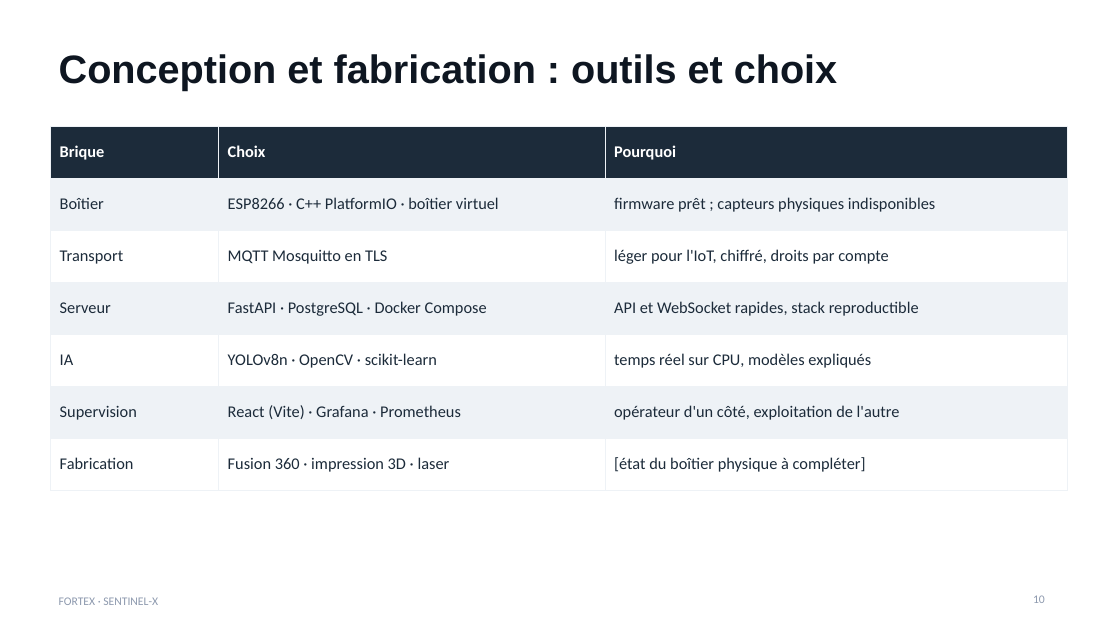
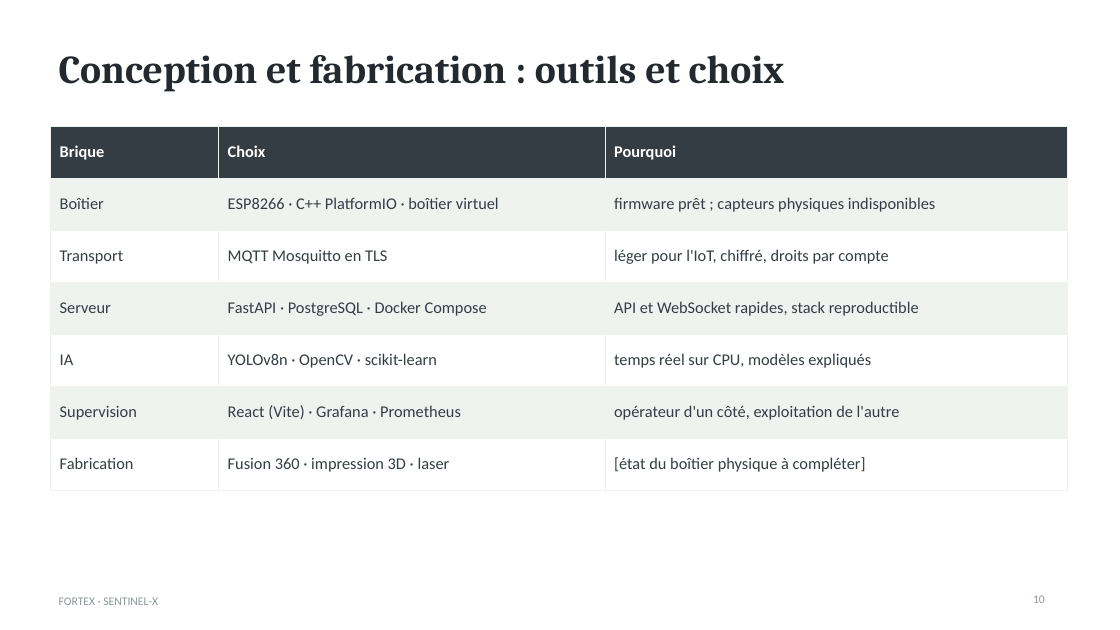
Before and after one commit to Fortexworkshop/ia, a slide deck: slide 10 of livrables/Workshop2026-M1-G-Pres.pptx. Drawn at 1120x630 pixels with LibreOffice and Linux fonts; fonts in the diff are those of the drawing. Boxes give left, top, right and bottom in pixels: in the first picture for what was removed or moved away, otherwise in the second. Text is boxed around its words. In the diff, an @@ line names an element or a change of style, - is before the commit and + after.

```diff
--- a/livrables/Workshop2026-M1-G-Pres.pptx
+++ b/livrables/Workshop2026-M1-G-Pres.pptx
@@ title "Conception et fabrication : outils ..." at bbox=[59, 55, 785, 92]: font Arial to Cambria, text colour #0E1621 to #23292E @@
@@ table at bbox=[50, 126, 1067, 476] @@
@@ fill #1C2B3A to #353D44 in row 1 @@
@@ fill #EEF2F6 to #EEF3F0 in 9 cells @@
@@ text colour #1C2B3A to #353D44 @@
@@ borders changed @@
@@ text "FORTEX · SENTINEL-X" at bbox=[59, 597, 158, 605]: text colour #8D99AE to #8C969D @@
@@ page number at bbox=[1033, 595, 1045, 603]: text colour #8D99AE to #8C969D @@
```
Also in this commit, not shown: 13 other slides changed, 2 other files.
